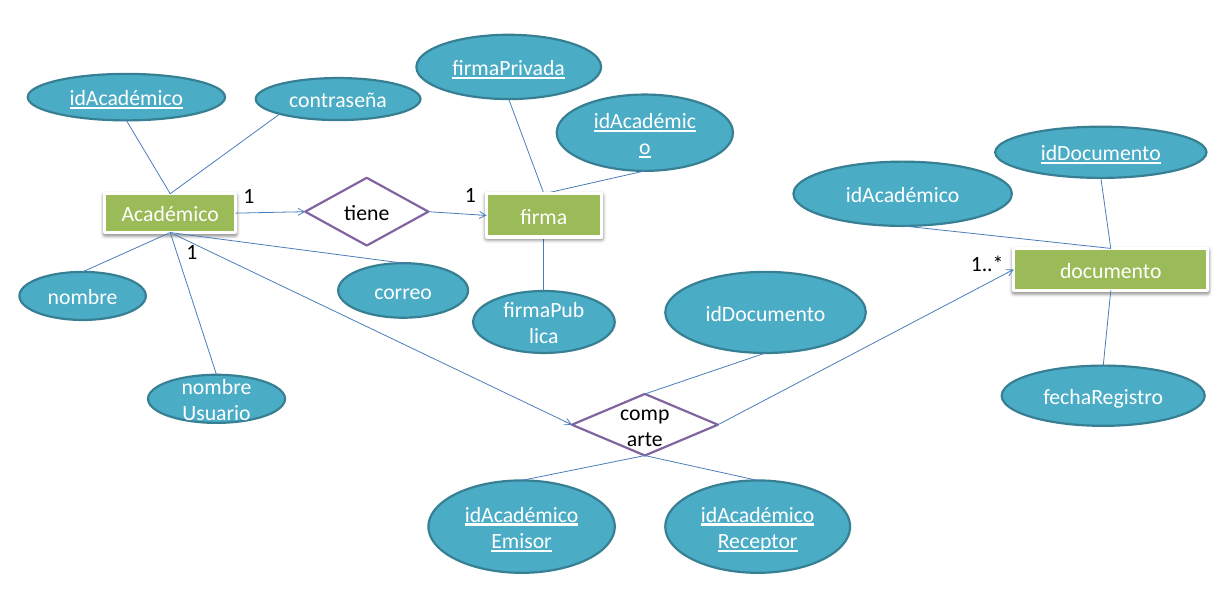
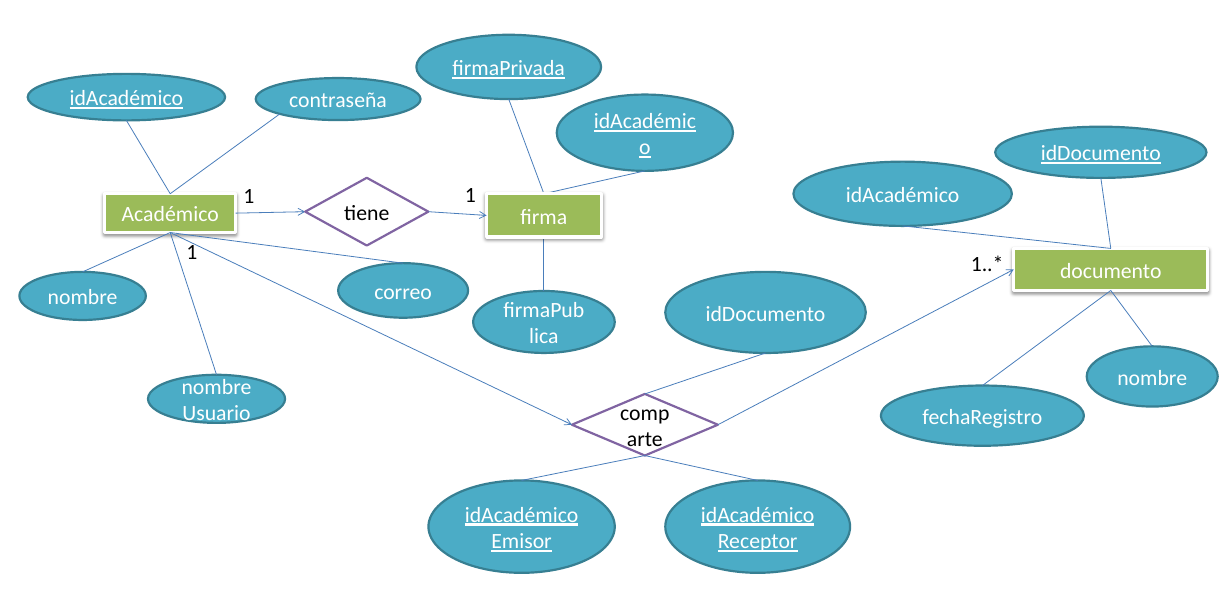
Before and after one commit to Senzho/RepositorioDocumentosDSW2018, a slide deck: slide 1 of Diseño/modeloEntidadRelacion.pptx. Drawn at 1232x616 pixels with LibreOffice and Linux fonts; fonts in the diff are those of the drawing. Boxes give left, top, right and bottom in pixels: in the first picture for what was removed or moved away, otherwise in the second. Text is boxed around its words. In the diff, an @@ line names an element or a change of style, - is before the commit and + after.

Commit message:
Estructura CI 1ra parte
Se agregan modelos y controladores en CodeIgniter, se agrega el atributo
"nombre" a la entidad "documento" en el modelo de datos, se agregan
atributos a métodos de controladores y se implementa el diagrama de
secuencia del CU iniciar sesión.

```diff
--- a/Diseño/modeloEntidadRelacion.pptx
+++ b/Diseño/modeloEntidadRelacion.pptx
@@ line moved from (1111, 290) - (1103, 365) to (1111, 290) - (982, 386) @@
@@ line added from (1111, 290) to (1152, 347), #4B7EBC 0.75 pt @@
@@ ellipse added at <box>1087,347,1217,407</box>, fill #4BACC6, outline #377F92 2 pt, 20 pt, text #FFFFFF @@
+nombre
@@ ellipse "fechaRegistro": place and size @@
-ellipse "fechaRegistro" at <box>1002,365,1205,426</box>
+ellipse "fechaRegistro" at <box>881,386,1084,446</box>
```
Also in this commit, not shown: 4 other files.
